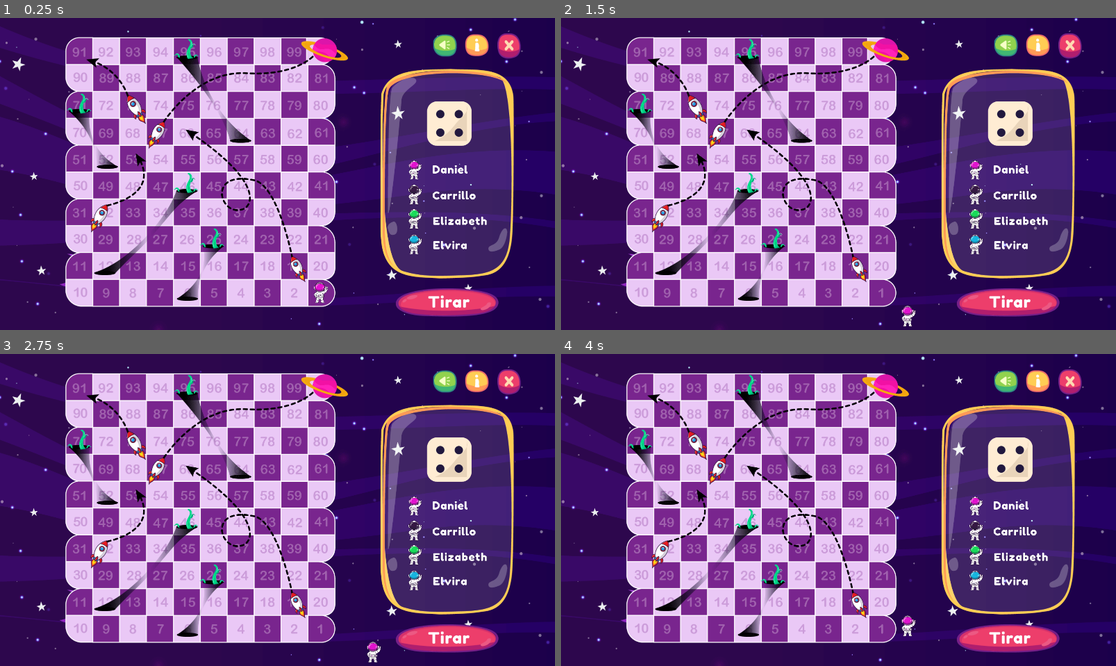
Above: before the commit, frames 1-4 (two rows, left to right).
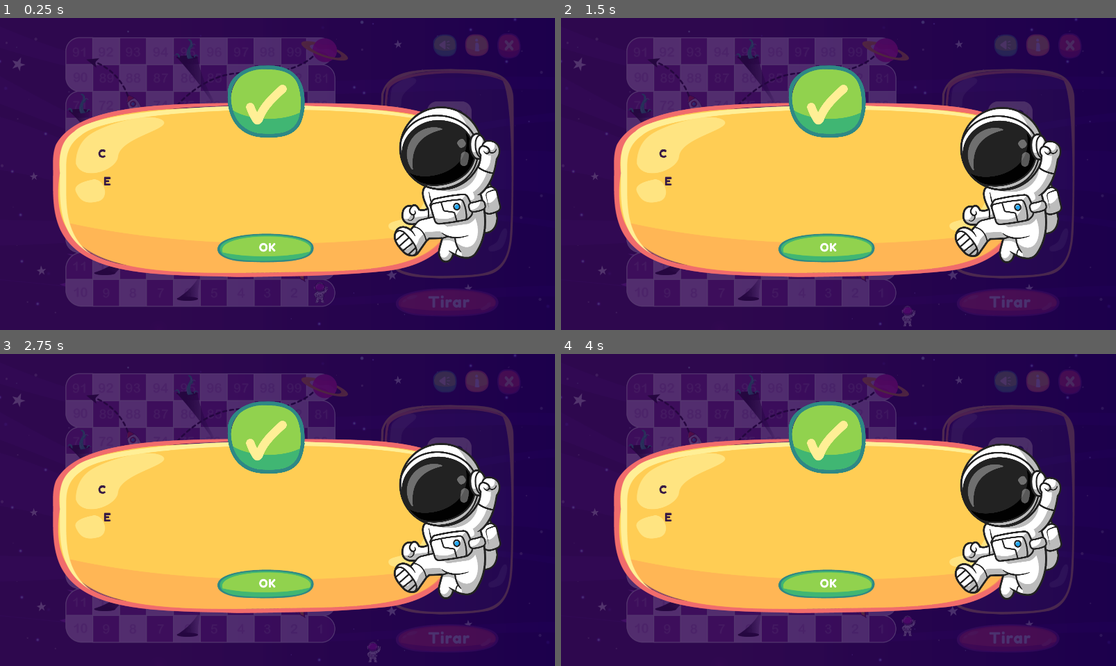
Above: after the commit, the same moments.

Repository: carrilloycardenas/Carrera-espacial
Game: Godot game, scene res://tablero/tablero.tscn
Same seed, same stepped clock (60 frames per second), same inputs: the game is played once before the commit and once after it. The project has no main scene, so this scene is started directly.
Inputs:
- Up to frame 1 (0.25 s): no input
- Up to frame 2 (1.5 s): hold Right (ui_right) 0.53-1.28 s; hold Down (ui_down) from 1.28 s (still down)
- Up to frame 3 (2.75 s): release Down (ui_down) at 2.03 s; hold Right (ui_right) from 2.03 s (still down)
- Up to frame 4 (4 s): release Right (ui_right) at 2.78 s; hold Up (ui_up) 2.78-3.53 s; hold Left (ui_left) from 3.53 s (still down)

The runs differ from the first frame. In frame 1, 64% of the frame differs, in the area x 0-99%, y 0-99%; in frame 2, 65%; in frame 3, 65%; in frame 4, 65%.

Commit message:
Added assets and made sprites
Added respuesta incorrecta and astro-incorrecto.

Diff:
--- /dev/null
+++ b/sprites/astro-incorrecto.tscn
@@ -0,0 +1,26 @@
+[gd_scene load_steps=11 format=2]
+
+[ext_resource path="res://assets/RESPUESTA INCORRECTA/astronauta-respuesta-incorrecta-111.png" type="Texture" id=1]
+[ext_resource path="res://assets/RESPUESTA INCORRECTA/astronauta-respuesta-incorrecta-110.png" type="Texture" id=2]
+[ext_resource path="res://assets/RESPUESTA INCORRECTA/astronauta-respuesta-incorrecta-115.png" type="Texture" id=3]
+[ext_resource path="res://assets/RESPUESTA INCORRECTA/astronauta-respuesta-incorrecta-116.png" type="Texture" id=4]
+[ext_resource path="res://assets/RESPUESTA INCORRECTA/astronauta-respuesta-incorrecta-117.png" type="Texture" id=5]
+[ext_resource path="res://assets/RESPUESTA INCORRECTA/astronauta-respuesta-incorrecta-112.png" type="Texture" id=6]
+[ext_resource path="res://assets/RESPUESTA INCORRECTA/astronauta-respuesta-incorrecta-113.png" type="Texture" id=7]
+[ext_resource path="res://assets/RESPUESTA INCORRECTA/astronauta-respuesta-incorrecta-114.png" type="Texture" id=8]
+[ext_resource path="res://assets/RESPUESTA INCORRECTA/astronauta-respuesta-incorrecta-118.png" type="Texture" id=9]
+
+[sub_resource type="SpriteFrames" id=1]
+animations = [ {
+"frames": [ ExtResource( 2 ), ExtResource( 1 ), ExtResource( 6 ), ExtResource( 7 ), ExtResource( 8 ), ExtResource( 3 ), ExtResource( 4 ), ExtResource( 5 ), ExtResource( 9 ) ],
+"loop": true,
+"name": "default",
+"speed": 7.0
+} ]
+
+[node name="astro-incorrecto" type="Node2D"]
+
+[node name="AnimatedSprite" type="AnimatedSprite" parent="."]
+frames = SubResource( 1 )
+frame = 1
+playing = true
--- /dev/null
+++ b/sprites/check-correcto.tscn
@@ -0,0 +1,25 @@
+[gd_scene load_steps=11 format=2]
+
+[ext_resource path="res://assets/RESPUESTA CORRECTA/correcto-icono-107.png" type="Texture" id=1]
+[ext_resource path="res://assets/RESPUESTA CORRECTA/correcto-icono-105.png" type="Texture" id=2]
+[ext_resource path="res://assets/RESPUESTA CORRECTA/correcto-icono-95.png" type="Texture" id=3]
+[ext_resource path="res://assets/RESPUESTA CORRECTA/correcto-icono-93.png" type="Texture" id=4]
+[ext_resource path="res://assets/RESPUESTA CORRECTA/correcto-icono-97.png" type="Texture" id=5]
+[ext_resource path="res://assets/RESPUESTA CORRECTA/correcto-icono-99.png" type="Texture" id=6]
+[ext_resource path="res://assets/RESPUESTA CORRECTA/correcto-icono-103.png" type="Texture" id=7]
+[ext_resource path="res://assets/RESPUESTA CORRECTA/correcto-icono-101.png" type="Texture" id=8]
+[ext_resource path="res://assets/RESPUESTA CORRECTA/correcto-icono-109.png" type="Texture" id=9]
+
+[sub_resource type="SpriteFrames" id=1]
+animations = [ {
+"frames": [ ExtResource( 9 ), ExtResource( 1 ), ExtResource( 2 ), ExtResource( 7 ), ExtResource( 8 ), ExtResource( 6 ), ExtResource( 5 ), ExtResource( 3 ), ExtResource( 4 ) ],
+"loop": true,
+"name": "default",
+"speed": 9.0
+} ]
+
+[node name="check-correcto" type="Node2D"]
+
+[node name="AnimatedSprite" type="AnimatedSprite" parent="."]
+frames = SubResource( 1 )
+frame = 8
--- /dev/null
+++ b/sprites/check-incorrecto.tscn
@@ -0,0 +1,29 @@
+[gd_scene load_steps=15 format=2]
+
+[ext_resource path="res://assets/RESPUESTA INCORRECTA/icono-incorrecto-140.png" type="Texture" id=1]
+[ext_resource path="res://assets/RESPUESTA INCORRECTA/icono-incorrecto-137.png" type="Texture" id=2]
+[ext_resource path="res://assets/RESPUESTA INCORRECTA/icono-incorrecto-134.png" type="Texture" id=3]
+[ext_resource path="res://assets/RESPUESTA INCORRECTA/icono-incorrecto-143.png" type="Texture" id=4]
+[ext_resource path="res://assets/RESPUESTA INCORRECTA/icono-incorrecto-133.png" type="Texture" id=5]
+[ext_resource path="res://assets/RESPUESTA INCORRECTA/icono-incorrecto-132.png" type="Texture" id=6]
+[ext_resource path="res://assets/RESPUESTA INCORRECTA/icono-incorrecto-135.png" type="Texture" id=7]
+[ext_resource path="res://assets/RESPUESTA INCORRECTA/icono-incorrecto-138.png" type="Texture" id=8]
+[ext_resource path="res://assets/RESPUESTA INCORRECTA/icono-incorrecto-136.png" type="Texture" id=9]
+[ext_resource path="res://assets/RESPUESTA INCORRECTA/icono-incorrecto-131.png" type="Texture" id=10]
+[ext_resource path="res://assets/RESPUESTA INCORRECTA/icono-incorrecto-141.png" type="Texture" id=11]
+[ext_resource path="res://assets/RESPUESTA INCORRECTA/icono-incorrecto-142.png" type="Texture" id=12]
+[ext_resource path="res://assets/RESPUESTA INCORRECTA/icono-incorrecto-139.png" type="Texture" id=13]
+
+[sub_resource type="SpriteFrames" id=1]
+animations = [ {
+"frames": [ ExtResource( 4 ), ExtResource( 12 ), ExtResource( 11 ), ExtResource( 1 ), ExtResource( 13 ), ExtResource( 8 ), ExtResource( 2 ), ExtResource( 9 ), ExtResource( 7 ), ExtResource( 3 ), ExtResource( 5 ), ExtResource( 6 ), ExtResource( 10 ) ],
+"loop": true,
+"name": "default",
+"speed": 9.0
+} ]
+
+[node name="check-incorrecto" type="Node2D"]
+
+[node name="AnimatedSprite" type="AnimatedSprite" parent="."]
+frames = SubResource( 1 )
+frame = 12
--- a/tablero/tablero.tscn
+++ b/tablero/tablero.tscn
@@ -34,6 +34,7 @@
 [ext_resource path="res://assets/RESPUESTA CORRECTA/Boton-ok-retroalimentacion.png" type="Texture" id=32]
 [ext_resource path="res://assets/RESPUESTA CORRECTA/Boton-ok-retroalimentacion-hover.png" type="Texture" id=33]
 [ext_resource path="res://assets/RESPUESTA CORRECTA/Web 1920 – 22.png" type="Texture" id=34]
+[ext_resource path="res://sprites/check-correcto.tscn" type="PackedScene" id=35]
 
 [sub_resource type="DynamicFont" id=1]
 size = 37
@@ -284,7 +285,6 @@
 [node name="pregunta" type="Node2D" parent="."]
 
 [node name="correcto" type="Node2D" parent="."]
-visible = false
 
 [node name="Hover-seleccionjugadores" type="Sprite" parent="correcto"]
 position = Vector2( 521.333, 302.933 )
@@ -333,6 +333,10 @@
 custom_fonts/font = SubResource( 6 )
 text = "E"
 
+[node name="check-correcto" parent="correcto" instance=ExtResource( 35 )]
+position = Vector2( 491.2, 154.133 )
+scale = Vector2( 0.25, 0.25 )
+
 [node name="incorrecto" type="Node2D" parent="."]
 
 [connection signal="pressed" from="btn-tirar" to="." method="_on_btntirar_pressed"]
Binary file added: assets/RESPUESTA CORRECTA/correcto-icono-101.png
Not shown, added: assets/RESPUESTA CORRECTA/correcto-icono-101.png.import
Binary file added: assets/RESPUESTA CORRECTA/correcto-icono-103.png
Not shown, added: assets/RESPUESTA CORRECTA/correcto-icono-103.png.import
Binary file added: assets/RESPUESTA CORRECTA/correcto-icono-105.png
Not shown, added: assets/RESPUESTA CORRECTA/correcto-icono-105.png.import
Binary file added: assets/RESPUESTA CORRECTA/correcto-icono-107.png
Not shown, added: assets/RESPUESTA CORRECTA/correcto-icono-107.png.import
Binary file added: assets/RESPUESTA CORRECTA/correcto-icono-109.png
Not shown, added: assets/RESPUESTA CORRECTA/correcto-icono-109.png.import
Binary file added: assets/RESPUESTA CORRECTA/correcto-icono-93.png
Not shown, added: assets/RESPUESTA CORRECTA/correcto-icono-93.png.import
(and 51 more such lines)
